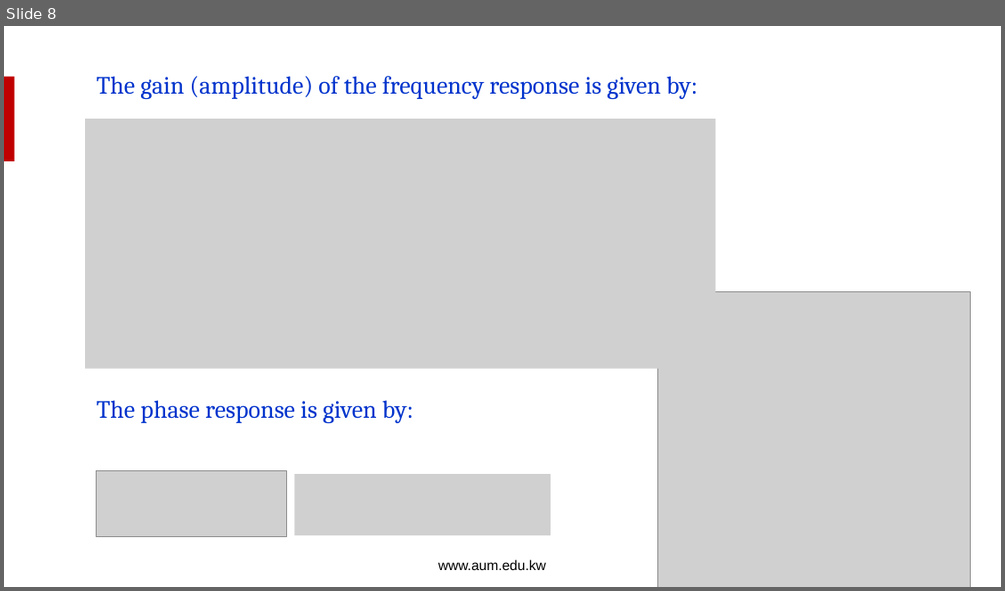
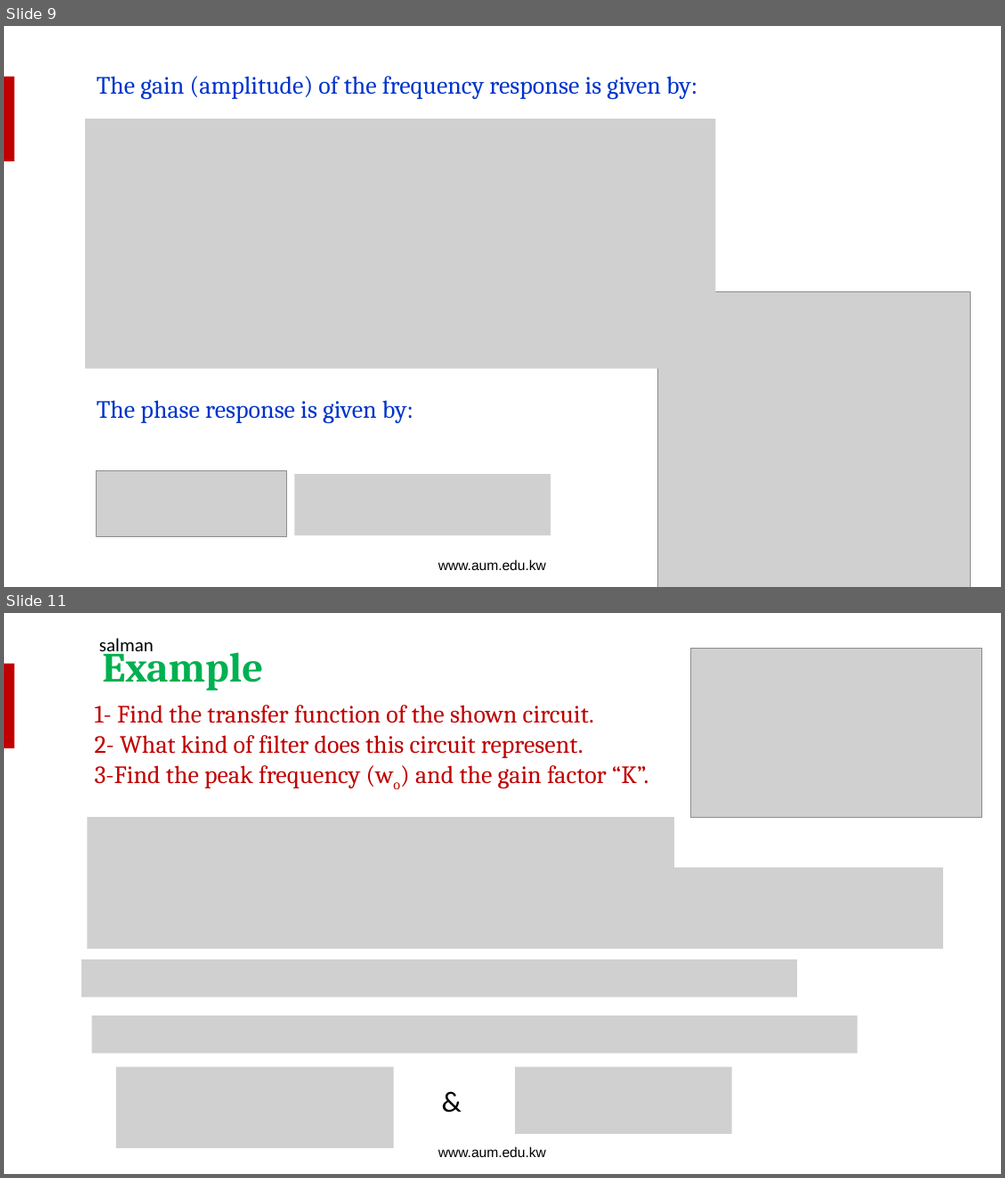
Before and after one commit to salmanrazzaq1993/AUM-WORK, a slide deck: PP WORK/Instructor Version/Week 7/Week 7 Lecture 1 - Filters B.pptx. Shown one above the other, each under a label of ours: slide 8 before the commit, slides 9 and 11 after it; the slides between them are not shown. The pictures are 1005x591 and 1005x1178 pixels, drawn with LibreOffice and Linux fonts; fonts in the diff are those of the drawing; grey boxes stand for pictures; background and template pictures are left out. Boxes give left, top, right and bottom in pixels: in the first picture for what was removed or moved away, otherwise in the second. Text is boxed around its words. In the diff, an @@ line names an element or a change of style, - is before the commit and + after.

```diff
--- a/PP WORK/Instructor Version/Week 7/Week 7 Lecture 1 - Filters B.pptx
+++ b/PP WORK/Instructor Version/Week 7/Week 7 Lecture 1 - Filters B.pptx
@@ slide 11 added at box(4, 613, 1001, 1174), background picture (left out); not listed: 2 template elements that a slide beside it also shows @@
@@ rectangle added at box(95, 637, 284, 695), outline #FFFFFF 0.75 pt, 40 pt, text #00B050, bold @@
+Example
@@ text added at box(99, 638, 154, 657), 18 pt, text #000000 @@
+salman
@@ picture added at box(690, 648, 981, 817) @@
@@ text added at box(95, 705, 648, 788), 24 pt, text #C00000 @@
+1- Find the transfer function of the shown circuit.
+2- What kind of filter does this circuit represent.
+3-Find the peak frequency (wo) and the gain factor “K”.
@@ picture added at box(87, 817, 674, 868) @@
@@ picture added at box(87, 868, 943, 949) @@
@@ picture added at box(81, 959, 797, 997) @@
@@ picture added at box(91, 1015, 858, 1053) @@
@@ picture added at box(116, 1067, 394, 1149) @@
@@ text added at box(434, 1078, 469, 1121), 28 pt, text #000000 @@
+&
@@ picture added at box(516, 1067, 732, 1135) @@
@@ what was slide 8 is now slide 9 @@
```
Also in this commit, not shown: 16 slides changed, 3 other slides added.
